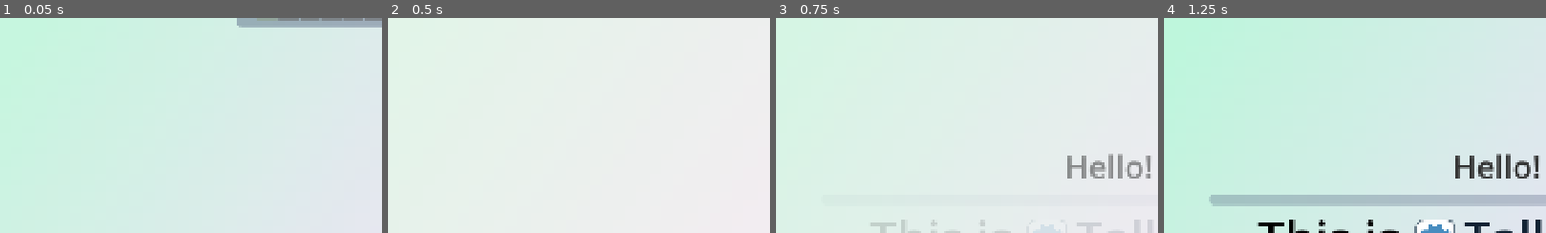
Above: before the commit, frames 1-4 (left to right).
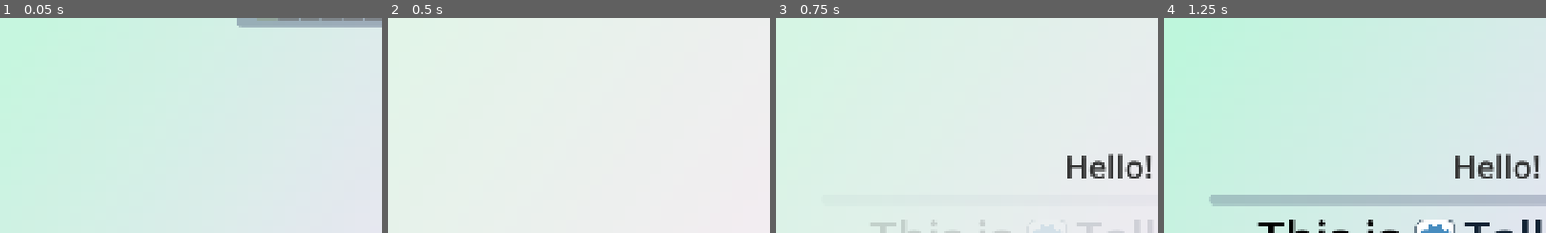
Above: after the commit, the same moments.

Repository: substain/TalkieTalkie
Game: Godot game, scene res://content/example/example_main.tscn
Same seed, same stepped clock (60 frames per second), same inputs: the game is played once before the commit and once after it.
Inputs (mouse positions are % of the whole screen's width and height, from its top left):
- Up to frame 1 (0.05 s): no input
- Up to frame 2 (0.5 s): no input
- Up to frame 3 (0.75 s): tap Enter at 0.5 s; move the mouse to (72, 45) at 0.52 s; hold Right (continue) from 0.53 s (still down); click (72, 45) at 0.67 s
- Up to frame 4 (1.25 s): keep holding Right (continue)
The pictures show only the part of the screen within x 6-56%, y 0-50%; the shares and areas given below are measured in that part.

Frames 1-2 are identical in both runs. In frame 3, 1.2% of the frame differs, in the area x 76-98%, y 63-75%; in frame 4, nothing differs.

Commit message:
replace superseeded fadein slides, remove warnings

Diff:
--- a/content/example/example_fadein_slide.tscn
+++ /dev/null
@@ -1,80 +0,0 @@
-[gd_scene load_steps=3 format=3 uid="uid://b48s20g0o33bc"]
-
-[ext_resource type="Script" uid="uid://curhhl5msjc3e" path="res://engine/slides/fadein_slide.gd" id="1_t66hr"]
-[ext_resource type="Texture2D" uid="uid://b7626k74i30bn" path="res://icon.svg" id="2_821s7"]
-
-[node name="ExampleFadeInSlide" type="Control" node_paths=PackedStringArray("elements_to_fade_in")]
-layout_mode = 3
-anchors_preset = 0
-offset_right = 1920.0
-offset_bottom = 1080.0
-mouse_filter = 1
-script = ExtResource("1_t66hr")
-elements_to_fade_in = [NodePath("ContenVBC/ElementLabel"), NodePath("ContenVBC/ElementLabel2"), NodePath("ContenVBC/ElementLabel3"), NodePath("TextureRect")]
-
-[node name="TitleLabel" type="Label" parent="."]
-layout_mode = 1
-anchors_preset = 8
-anchor_left = 0.5
-anchor_top = 0.5
-anchor_right = 0.5
-anchor_bottom = 0.5
-offset_left = -819.0
-offset_top = -385.0
-offset_right = 820.0
-offset_bottom = -240.0
-grow_horizontal = 2
-grow_vertical = 2
-theme_override_colors/font_color = Color(0, 0, 0, 1)
-theme_override_font_sizes/font_size = 80
-text = "Title"
-horizontal_alignment = 1
-vertical_alignment = 1
-
-[node name="ContenVBC" type="VBoxContainer" parent="."]
-custom_minimum_size = Vector2(1000, 0)
-layout_mode = 1
-anchors_preset = 8
-anchor_left = 0.5
-anchor_top = 0.5
-anchor_right = 0.5
-anchor_bottom = 0.5
-offset_left = -20.0
-offset_top = -55.0
-offset_right = 20.0
-offset_bottom = 55.0
-grow_horizontal = 2
-grow_vertical = 2
-theme_override_constants/separation = 20
-
-[node name="ElementLabel" type="Label" parent="ContenVBC"]
-layout_mode = 2
-theme_override_colors/font_color = Color(0, 0, 0, 1)
-theme_override_font_sizes/font_size = 50
-text = "Element1"
-horizontal_alignment = 1
-vertical_alignment = 1
-
-[node name="ElementLabel2" type="Label" parent="ContenVBC"]
-layout_mode = 2
-theme_override_colors/font_color = Color(0, 0, 0, 1)
-theme_override_font_sizes/font_size = 50
-text = "Element2"
-horizontal_alignment = 1
-vertical_alignment = 1
-
-[node name="ElementLabel3" type="Label" parent="ContenVBC"]
-layout_mode = 2
-theme_override_colors/font_color = Color(0, 0, 0, 1)
-theme_override_font_sizes/font_size = 50
-text = "Element3"
-horizontal_alignment = 1
-vertical_alignment = 1
-
-[node name="TextureRect" type="TextureRect" parent="."]
-layout_mode = 0
-offset_left = 1083.0
-offset_top = 167.0
-offset_right = 1211.0
-offset_bottom = 295.0
-texture = ExtResource("2_821s7")
--- a/content/example/slide_1_title.tscn
+++ b/content/example/slide_1_title.tscn
@@ -1,7 +1,8 @@
-[gd_scene load_steps=6 format=3 uid="uid://ciwolqdv6staj"]
+[gd_scene load_steps=7 format=3 uid="uid://ciwolqdv6staj"]
 
 [ext_resource type="PackedScene" uid="uid://ddf7utr1vtc3d" path="res://content/template/example_title_layout_nobg.tscn" id="1_p6c7c"]
 [ext_resource type="Script" uid="uid://dnjg462pg7agr" path="res://engine/translation_target.gd" id="2_l70vv"]
+[ext_resource type="Script" uid="uid://cc5ym4asu770w" path="res://engine/slides/slide_animation.gd" id="3_u3ctn"]
 
 [sub_resource type="Resource" id="Resource_u3ctn"]
 script = ExtResource("2_l70vv")
@@ -21,8 +22,7 @@
 positional_placeholders = Array[String]([])
 metadata/_custom_type_script = "uid://dnjg462pg7agr"
 
-[node name="SlideTitle" node_paths=PackedStringArray("elements_to_fade_in", "translations") instance=ExtResource("1_p6c7c")]
-elements_to_fade_in = [NodePath("IntroLabel"), NodePath("TitleControl"), NodePath("SubTitleLabel")]
+[node name="SlideTitle" node_paths=PackedStringArray("translations") instance=ExtResource("1_p6c7c")]
 slide_title = "Title"
 translations = {
 NodePath("TitleControl/TitleLabel"): SubResource("Resource_u3ctn"),
@@ -33,8 +33,20 @@
 [node name="IntroLabel" parent="." index="0"]
 text = "Hello!"
 
+[node name="FadeAnimation" type="Node" parent="IntroLabel" index="0"]
+script = ExtResource("3_u3ctn")
+animation_dur = 0.5
+
 [node name="TitleLabel" parent="TitleControl" index="1"]
 text = "This is [img]res://icon.svg[/img][color=\"112233\"]TalkieTalkie[/color]"
 
+[node name="FadeAnimation" type="Node" parent="TitleControl" index="3"]
+script = ExtResource("3_u3ctn")
+animation_dur = 0.5
+
 [node name="SubTitleLabel" parent="." index="2"]
 text = "(an example presentation)"
+
+[node name="FadeAnimation" type="Node" parent="SubTitleLabel" index="0"]
+script = ExtResource("3_u3ctn")
+animation_dur = 0.5
--- a/content/example/slide_6_final.tscn
+++ b/content/example/slide_6_final.tscn
@@ -1,9 +1,9 @@
-[gd_scene load_steps=2 format=3 uid="uid://dsx2v4kghiq3y"]
+[gd_scene load_steps=3 format=3 uid="uid://dsx2v4kghiq3y"]
 
 [ext_resource type="PackedScene" uid="uid://ddf7utr1vtc3d" path="res://content/template/example_title_layout_nobg.tscn" id="1_5dq7b"]
+[ext_resource type="Script" uid="uid://cc5ym4asu770w" path="res://engine/slides/slide_animation.gd" id="2_wotk1"]
 
-[node name="SlideFinal" node_paths=PackedStringArray("elements_to_fade_in") instance=ExtResource("1_5dq7b")]
-elements_to_fade_in = []
+[node name="SlideFinal" instance=ExtResource("1_5dq7b")]
 slide_title = "Final"
 
 [node name="IntroLabel" parent="." index="0"]
@@ -12,5 +12,9 @@
 [node name="TitleLabel" parent="TitleControl" index="1"]
 text = "fin."
 
+[node name="FadeAnimation" type="Node" parent="TitleControl" index="3"]
+script = ExtResource("2_wotk1")
+animation_dur = 0.5
+
 [node name="SubTitleLabel" parent="." index="2"]
 text = ""
--- a/content/main_example.tscn
+++ /dev/null
@@ -1,134 +0,0 @@
-[gd_scene load_steps=6 format=3 uid="uid://b6w1pb2k3lr18"]
-
-[ext_resource type="PackedScene" uid="uid://c4fiin221skal" path="res://engine/main.tscn" id="1_onra5"]
-[ext_resource type="Script" uid="uid://emii6ih5lh0j" path="res://engine/slides/anim_slide.gd" id="2_85w08"]
-[ext_resource type="Script" uid="uid://dnjg462pg7agr" path="res://engine/translation_target.gd" id="3_slm04"]
-[ext_resource type="Script" uid="uid://cc5ym4asu770w" path="res://engine/slides/slide_animation.gd" id="4_j14xj"]
-
-[sub_resource type="Resource" id="Resource_4ty74"]
-script = ExtResource("3_slm04")
-translation_key = "content.example2.slide_node"
-positional_placeholders = Array[String]([])
-metadata/_custom_type_script = "uid://dnjg462pg7agr"
-
-[node name="Main" instance=ExtResource("1_onra5")]
-
-[node name="ColorRect" type="ColorRect" parent="Background" index="0"]
-anchors_preset = 15
-anchor_right = 1.0
-anchor_bottom = 1.0
-grow_horizontal = 2
-grow_vertical = 2
-
-[node name="SlideSetup" type="Control" parent="Slides" index="0" node_paths=PackedStringArray("translations")]
-visible = false
-layout_mode = 3
-anchors_preset = 0
-offset_right = 1920.0
-offset_bottom = 1080.0
-mouse_filter = 1
-script = ExtResource("2_85w08")
-slide_title = "Setup"
-translations = {
-null: SubResource("Resource_4ty74")
-}
-
-[node name="TitleLabel" type="Label" parent="Slides/SlideSetup" index="0"]
-layout_mode = 1
-anchors_preset = 5
-anchor_left = 0.5
-anchor_right = 0.5
-offset_left = -819.5
-offset_top = 48.0
-offset_right = 819.5
-offset_bottom = 193.0
-grow_horizontal = 2
-mouse_filter = 1
-theme_override_colors/font_color = Color(0, 0, 0, 1)
-theme_override_font_sizes/font_size = 80
-text = "content.example2.setup"
-horizontal_alignment = 1
-vertical_alignment = 1
-
-[node name="TargetFadeAnimation" type="Node" parent="Slides/SlideSetup" index="1" node_paths=PackedStringArray("targets")]
-script = ExtResource("4_j14xj")
-animation_dur = 0.5
-targets = [NodePath("../ContentVBC/ElementLabel2"), NodePath("../ContentVBC/ElementLabel3"), NodePath("../ContentVBC/ElementLabel4")]
-sort_order = 1
-
-[node name="Separator1" type="Panel" parent="Slides/SlideSetup" index="2"]
-modulate = Color(1, 1, 1, 0.52549)
-custom_minimum_size = Vector2(0, 3)
-layout_mode = 1
-anchors_preset = 5
-anchor_left = 0.5
-anchor_right = 0.5
-offset_left = -718.0
-offset_top = 193.0
-offset_right = 726.0
-offset_bottom = 199.0
-grow_horizontal = 2
-size_flags_horizontal = 4
-mouse_filter = 1
-
-[node name="ContentVBC" type="VBoxContainer" parent="Slides/SlideSetup" index="3"]
-custom_minimum_size = Vector2(1000, 0)
-layout_mode = 1
-anchors_preset = 8
-anchor_left = 0.5
-anchor_top = 0.5
-anchor_right = 0.5
-anchor_bottom = 0.5
-offset_left = -763.0
-offset_top = -221.0
-offset_right = 763.0
-offset_bottom = 399.0
-grow_horizontal = 2
-grow_vertical = 2
-theme_override_constants/separation = 20
-
-[node name="ElementLabel" type="Label" parent="Slides/SlideSetup/ContentVBC" index="0"]
-layout_mode = 2
-theme_override_colors/font_color = Color(0, 0, 0, 1)
-theme_override_font_sizes/font_size = 50
-text = "• content.example2.presentation_combined"
-vertical_alignment = 1
-
-[node name="FadeAnimation" type="Node" parent="Slides/SlideSetup/ContentVBC/ElementLabel" index="0"]
-script = ExtResource("4_j14xj")
-animation_dur = 0.5
-
-[node name="ElementLabel2" type="Label" parent="Slides/SlideSetup/ContentVBC" index="1"]
-layout_mode = 2
-theme_override_colors/font_color = Color(0, 0, 0, 1)
-theme_override_font_sizes/font_size = 50
-text = "     •  Text"
-vertical_alignment = 1
-
-[node name="ElementLabel3" type="Label" parent="Slides/SlideSetup/ContentVBC" index="2"]
-layout_mode = 2
-theme_override_colors/font_color = Color(0, 0, 0, 1)
-theme_override_font_sizes/font_size = 50
-text = "     • content.example2.slide_node"
-vertical_alignment = 1
-
-[node name="ElementLabel4" type="Label" parent="Slides/SlideSetup/ContentVBC" index="3"]
-layout_mode = 2
-theme_override_colors/font_color = Color(0, 0, 0, 1)
-theme_override_font_sizes/font_size = 50
-text = "     • content.example2.background"
-vertical_alignment = 1
-
-[node name="ElementLabel5" type="Label" parent="Slides/SlideSetup/ContentVBC" index="4"]
-custom_minimum_size = Vector2(200, 80)
-layout_mode = 2
-theme_override_colors/font_color = Color(0, 0, 0, 1)
-theme_override_font_sizes/font_size = 50
-text = "• content.example2.use_inherited_scenes"
-vertical_alignment = 1
-autowrap_mode = 2
-
-[node name="FadeAnimation" type="Node" parent="Slides/SlideSetup/ContentVBC/ElementLabel5" index="0"]
-script = ExtResource("4_j14xj")
-animation_dur = 0.5
-sort_order = 2
--- a/content/template/example_title_layout_nobg.tscn
+++ b/content/template/example_title_layout_nobg.tscn
@@ -1,15 +1,14 @@
 [gd_scene load_steps=2 format=3 uid="uid://ddf7utr1vtc3d"]
 
-[ext_resource type="Script" uid="uid://curhhl5msjc3e" path="res://engine/slides/fadein_slide.gd" id="1_e4maj"]
+[ext_resource type="Script" uid="uid://emii6ih5lh0j" path="res://engine/slides/anim_slide.gd" id="1_y6n77"]
 
-[node name="ExampleTitleLayoutNoBg" type="Control" node_paths=PackedStringArray("elements_to_fade_in")]
+[node name="ExampleTitleLayoutNoBg" type="Control"]
 layout_mode = 3
 anchors_preset = 0
 offset_right = 1920.0
 offset_bottom = 1080.0
 mouse_filter = 1
-script = ExtResource("1_e4maj")
-elements_to_fade_in = [null, null, null, null]
+script = ExtResource("1_y6n77")
 
 [node name="IntroLabel" type="Label" parent="."]
 layout_mode = 1
--- a/engine/slide_creator.gd
+++ b/engine/slide_creator.gd
@@ -115,7 +115,7 @@
 	@warning_ignore("unsafe_property_access") # We already enssured that property exists.
 	title_node.text = new_title
 
-static func set_contents(instantiated_slide: Slide, new_contents: Array[String], content_parent_node_path: String, content_scene: PackedScene, combine_content_lines: bool) -> void:
+static func set_contents(instantiated_slide: Slide, new_contents: Array[String], content_parent_node_path: String, content_scene_to_use: PackedScene, do_combine_content_lines: bool) -> void:
 	if content_parent_node_path == null || !instantiated_slide.has_node(content_parent_node_path):
 		push_warning("Could not find content parent node path '" + content_parent_node_path + "' in the instantiated scene. Will not set contents in the created slide.")
 		return
@@ -124,19 +124,19 @@
 	for child: Node in content_parent_node.get_children():
 		child.free()
 
-	if content_scene == null:
+	if content_scene_to_use == null:
 		push_warning("Cannot instantiate null content scenes. Created slides will have no content. Ensure content_scene_to_use is set in the edtior.")
 		return
 
-	if combine_content_lines:
-		create_content_node(content_parent_node, content_scene, "\n".join(new_contents))
+	if do_combine_content_lines:
+		create_content_node(content_parent_node, content_scene_to_use, "\n".join(new_contents))
 	else:
 		for content_line: String in new_contents:
-			create_content_node(content_parent_node, content_scene, content_line)
+			create_content_node(content_parent_node, content_scene_to_use, content_line)
 
 
-static func create_content_node(content_parent: Node, content_scene: PackedScene, content_text: String) -> void:
-	var content_node: Control = content_scene.instantiate() as Control
+static func create_content_node(content_parent: Node, content_scene_to_use: PackedScene, content_text: String) -> void:
+	var content_node: Control = content_scene_to_use.instantiate() as Control
 	content_parent.add_child(content_node)
 	Util.make_instantiated_scene_local(content_node, content_parent.get_tree().edited_scene_root)
 	if !("text" in content_node):
--- a/engine/slides/slide_animation.gd
+++ b/engine/slides/slide_animation.gd
@@ -19,7 +19,6 @@
 	assign_target()
 
 func assign_target() -> void:
-
 	if targets.size() == 0 && get_parent() is CanvasItem:
 		targets = [get_parent()]
 
--- a/engine/translation_target.gd
+++ b/engine/translation_target.gd
@@ -9,6 +9,8 @@
 var text_template: String = ""
 
 func translate(target_element: Node) -> void:
+	if target_element == null:
+		return
 	if !("text" in target_element):
 		push_warning("can only translate controls with a text property")
 		return
--- a/project.godot
+++ b/project.godot
@@ -11,7 +11,7 @@
 [application]
 
 config/name="TalkieTalkie"
-config/version="0.0.65"
+config/version="0.0.7"
 run/main_scene="uid://6x6xa75307sd"
 config/features=PackedStringArray("4.4", "Forward Plus")
 config/icon="res://icon.svg"
